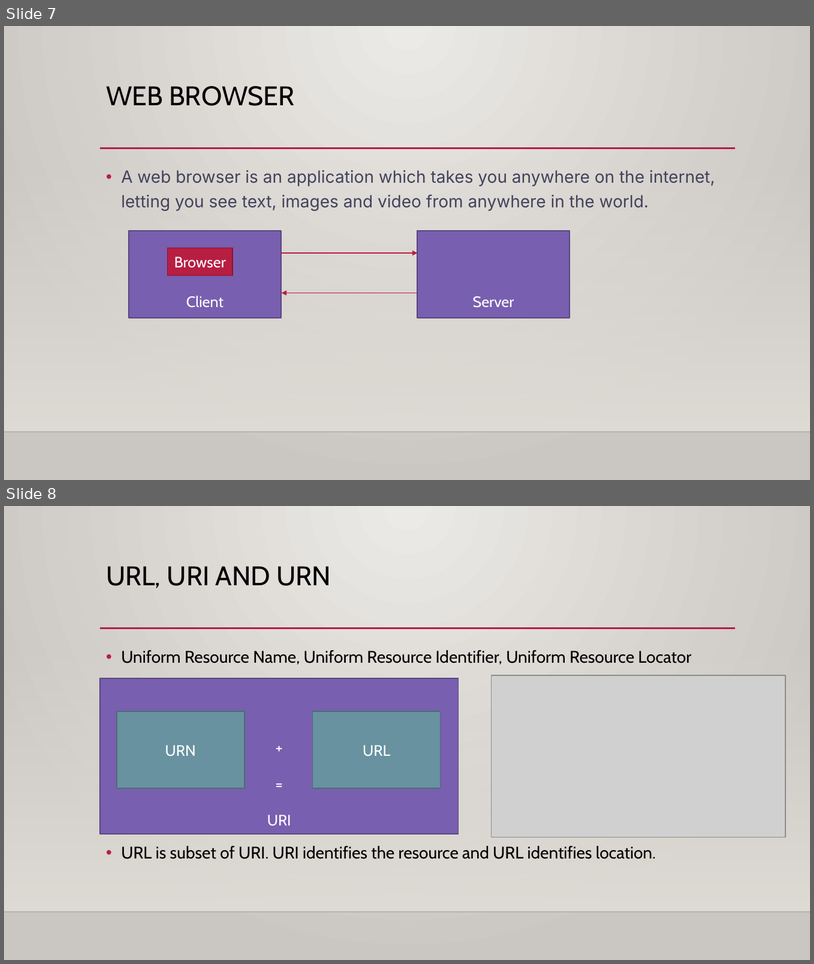
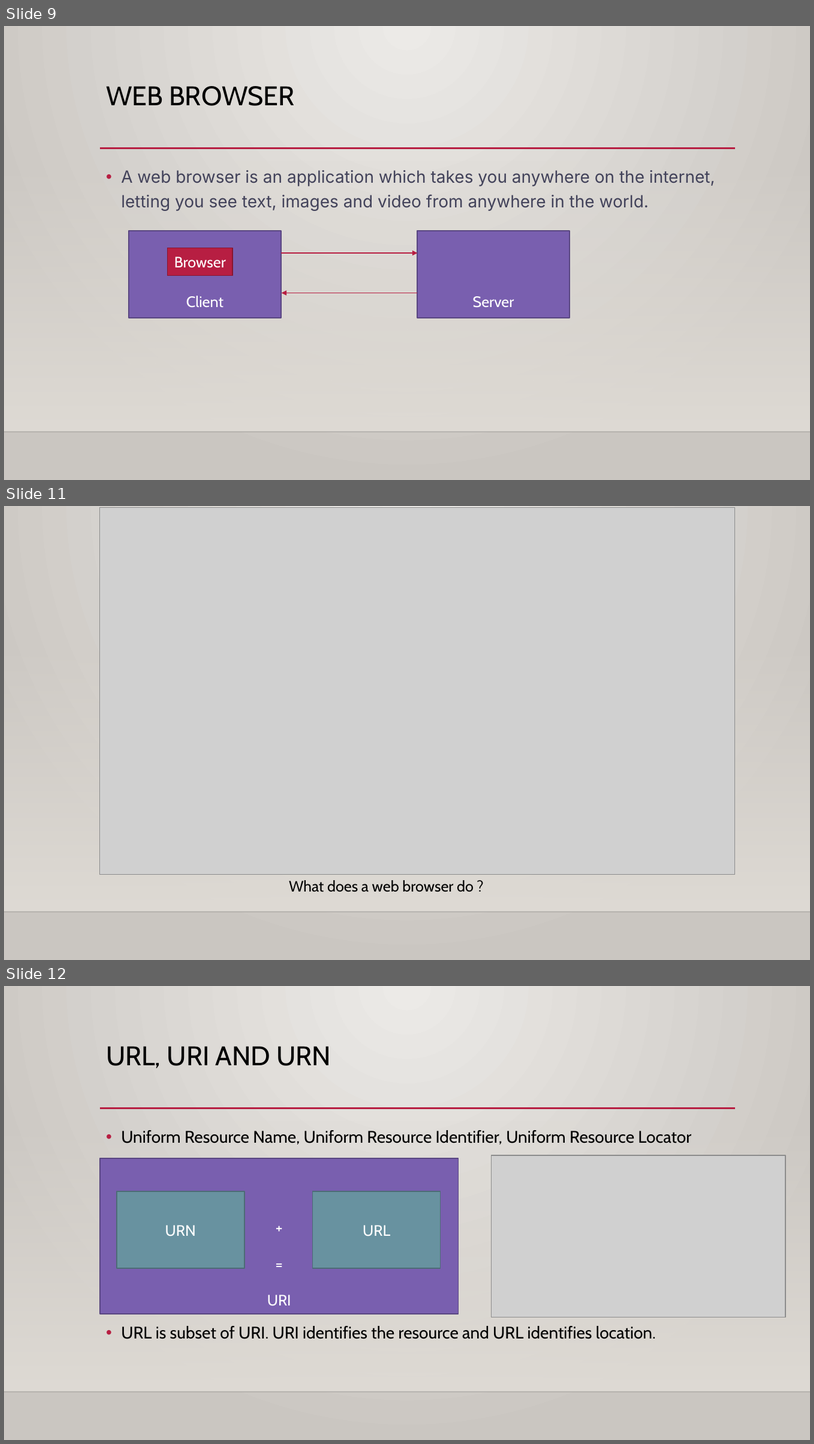
Before and after one commit to Sankalphrvit/Davan_College, a slide deck: XML,JSON,SQL/XML/XML.pptx. Shown one above the other, each under a label of ours: slides 7 and 8 before the commit, slides 9, 11 and 12 after it; the slides between them are not shown. The pictures are 814x964 and 814x1444 pixels, drawn with LibreOffice and Linux fonts; fonts in the diff are those of the drawing; grey boxes stand for pictures; background and template pictures are left out. Boxes give left, top, right and bottom in pixels: in the first picture for what was removed or moved away, otherwise in the second. Text is boxed around its words. In the diff, an @@ line names an element or a change of style, - is before the commit and + after.

```diff
--- a/XML,JSON,SQL/XML/XML.pptx
+++ b/XML,JSON,SQL/XML/XML.pptx
@@ slide 11 added at box(4, 506, 810, 960), background gradient #ECEAE7 to #CAC7C1; not listed: 3 template elements that a slide beside it also shows @@
@@ picture added at box(100, 508, 735, 874) @@
@@ text added at box(289, 880, 474, 892), 18 pt, text #000000 @@
+What does a web browser do ?
@@ what was slide 7 is now slide 9 @@
@@ what was slide 8 is now slide 12 @@
```
Also in this commit, not shown: 5 other slides added, 1 other file.
